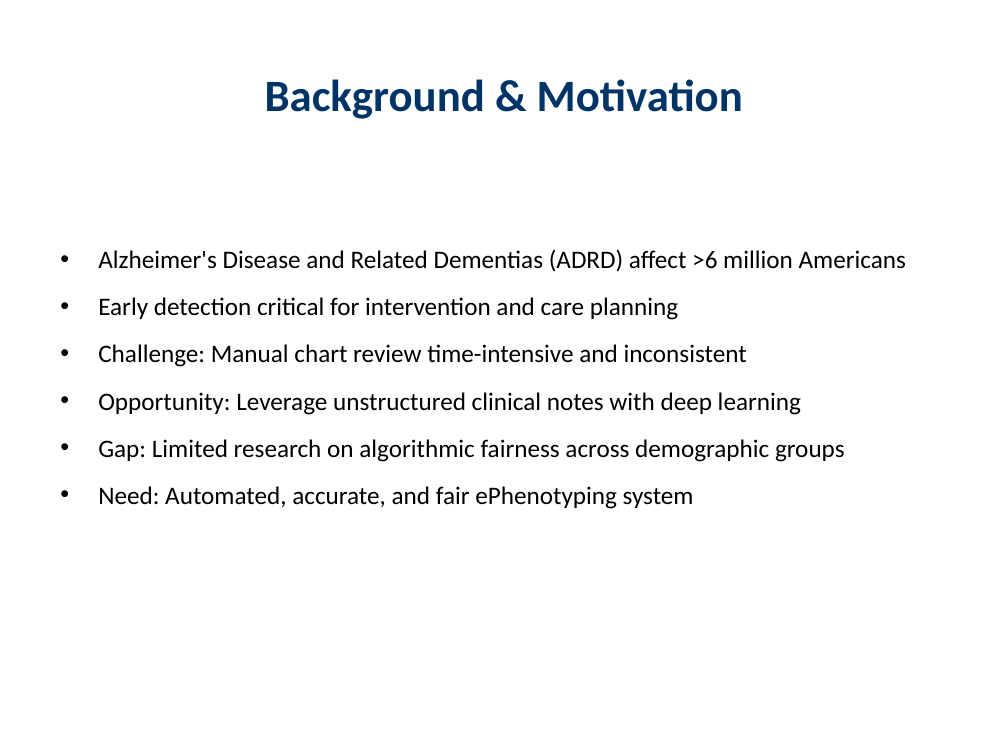
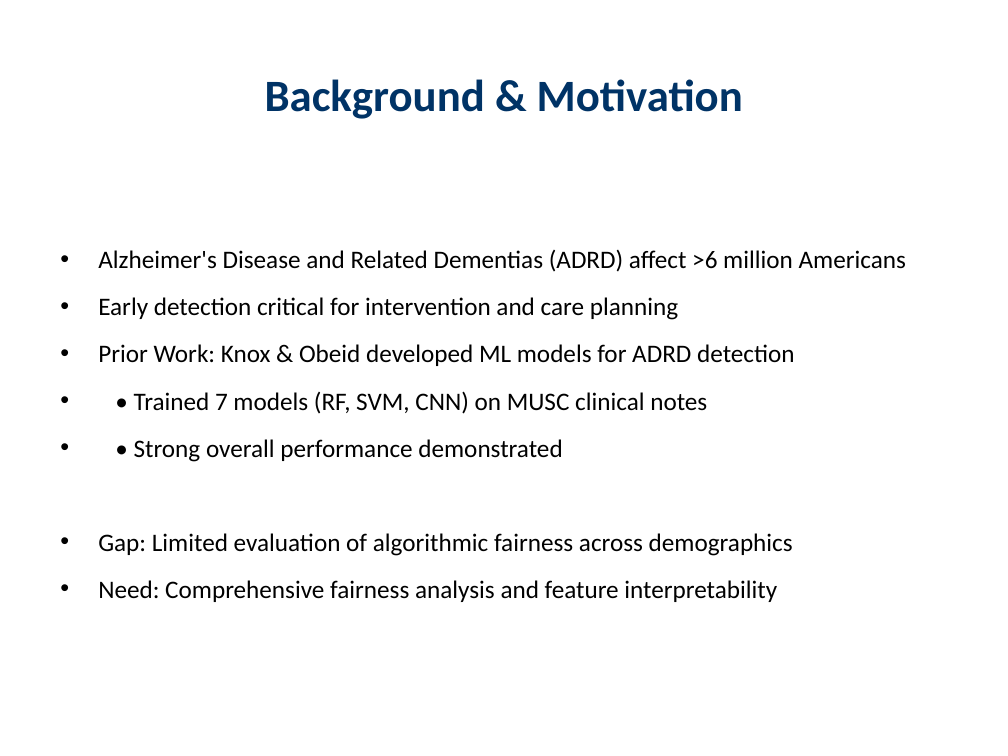
Before and after one commit to gyasifred/adrd_ePheno, a slide deck: slide 2 of AMIA_2025_ADRD_ePhenotyping_Presentation.pptx. Drawn at 1008x756 pixels with LibreOffice and Linux fonts; fonts in the diff are those of the drawing. Boxes give left, top, right and bottom in pixels: in the first picture for what was removed or moved away, otherwise in the second. Text is boxed around its words. In the diff, an @@ line names an element or a change of style, - is before the commit and + after.

```diff
--- a/AMIA_2025_ADRD_ePhenotyping_Presentation.pptx
+++ b/AMIA_2025_ADRD_ePhenotyping_Presentation.pptx
@@ text at (98, 344, 794, 602): text changed @@
-• Challenge: Manual chart review time-intensive and inconsistent
-• Opportunity: Leverage unstructured clinical notes with deep learning
-• Gap: Limited research on algorithmic fairness across demographic groups
-• Need: Automated, accurate, and fair ePhenotyping system
+• Prior Work: Knox & Obeid developed ML models for ADRD detection
+• • Trained 7 models (RF, SVM, CNN) on MUSC clinical notes
+• • Strong overall performance demonstrated
+• Gap: Limited evaluation of algorithmic fairness across demographics
+• Need: Comprehensive fairness analysis and feature interpretability
```
Also in this commit, not shown: 8 other slides changed, 3 slides added, 2 slides removed, 2 other files.
